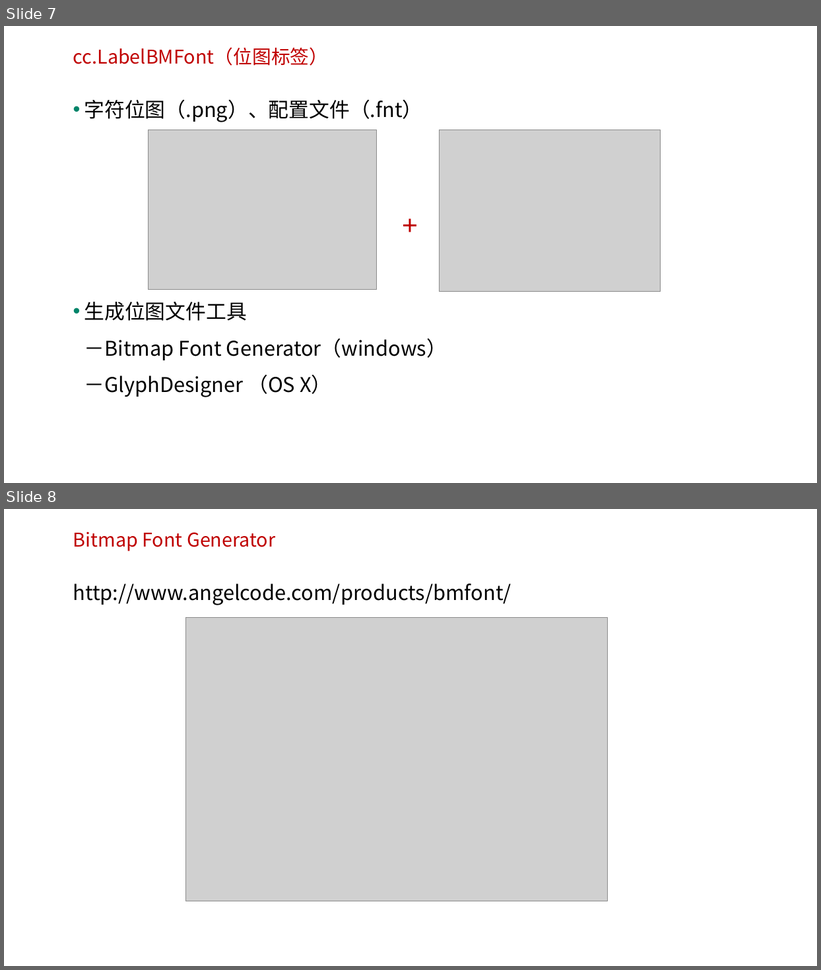
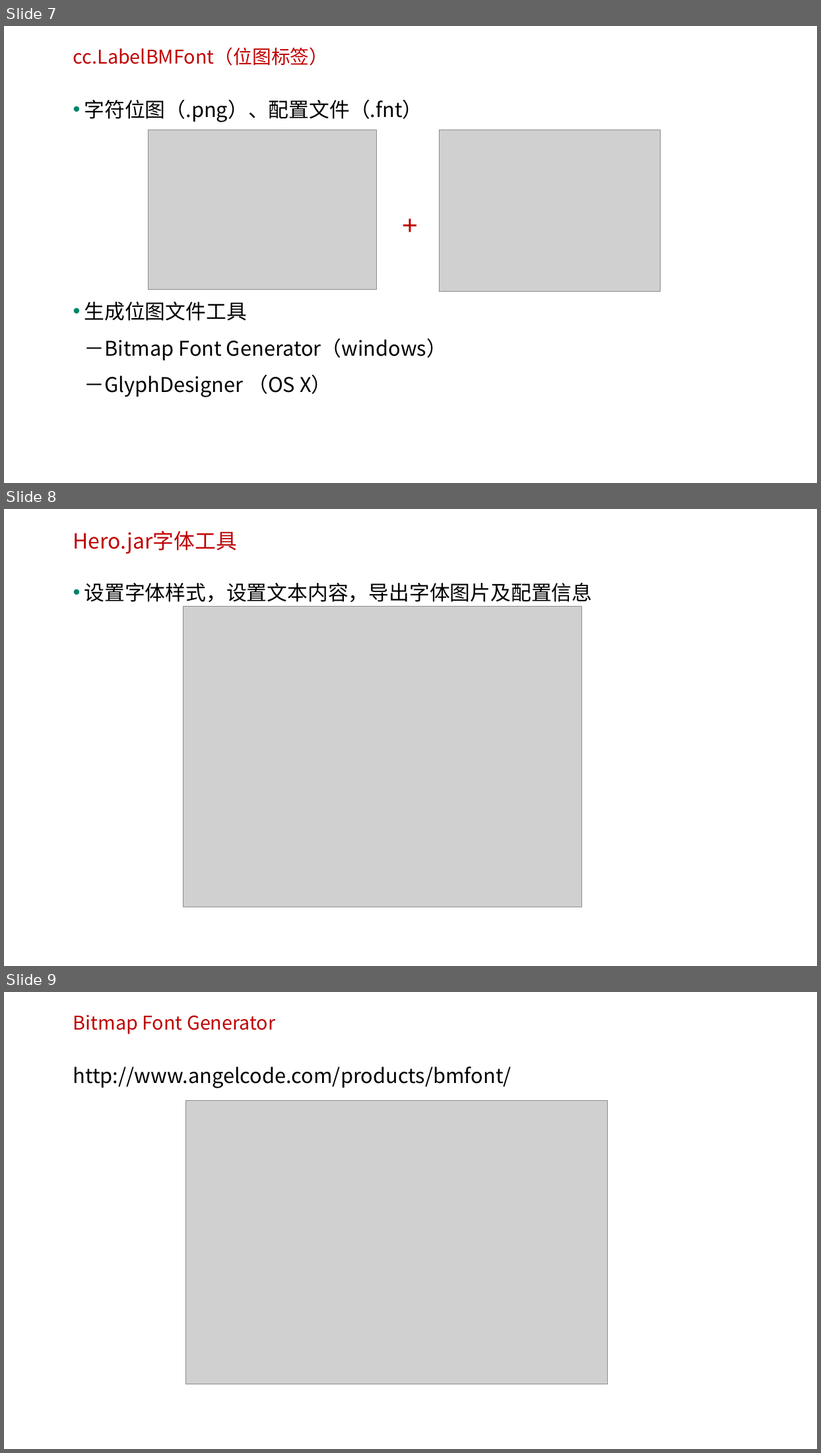
Before and after one commit to edu2act/course-H5-Animation-and-Game-Development, a slide deck: 课程PPT/（07）标签与菜单.ppt. Shown one above the other, each under a label of ours: slides 7 and 8 before the commit, slides 7, 8 and 9 after it. The pictures are 821x970 and 821x1453 pixels, drawn with LibreOffice and Linux fonts; fonts in the diff are those of the drawing; grey boxes stand for pictures; background and template pictures are left out. Boxes give left, top, right and bottom in pixels: in the first picture for what was removed or moved away, otherwise in the second. Text is boxed around its words. In the diff, an @@ line names an element or a change of style, - is before the commit and + after.

```diff
--- a/课程PPT/（07）标签与菜单.ppt
+++ b/课程PPT/（07）标签与菜单.ppt
@@ slide 8 added at [4,509,817,966], background picture (left out) @@
@@ text added at [73,531,237,554], 24.8 pt, text #BF0000 @@
+Hero.jar字体工具
@@ text added at [84,583,592,602], 24 pt, text #000000 @@
+• 设置字体样式，设置文本内容，导出字体图片及配置信息
@@ picture added at [184,607,582,907] @@
@@ what was slide 8 is now slide 9 @@
```
Also in this commit, not shown: 1 slide changed, 1 slide removed, 1 other file.
